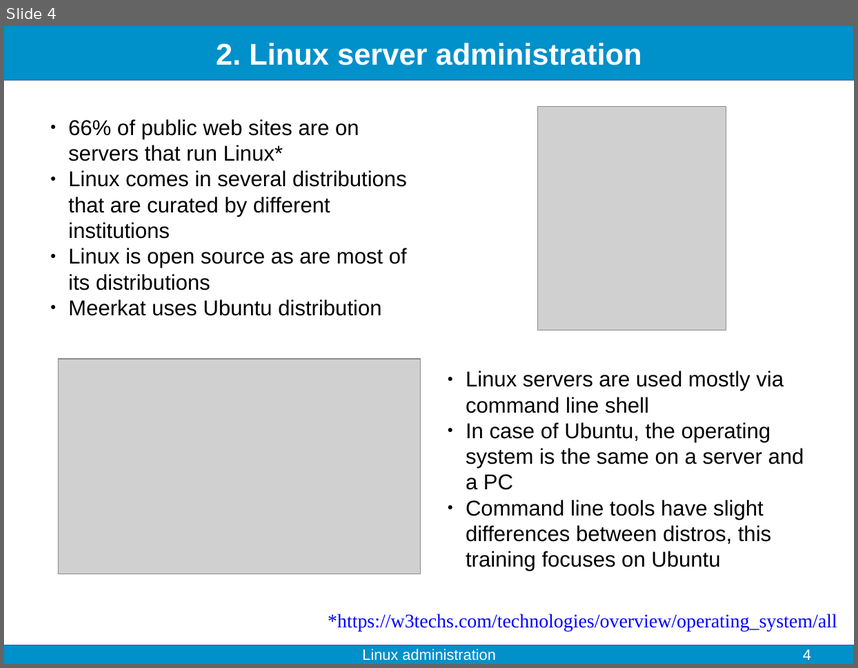
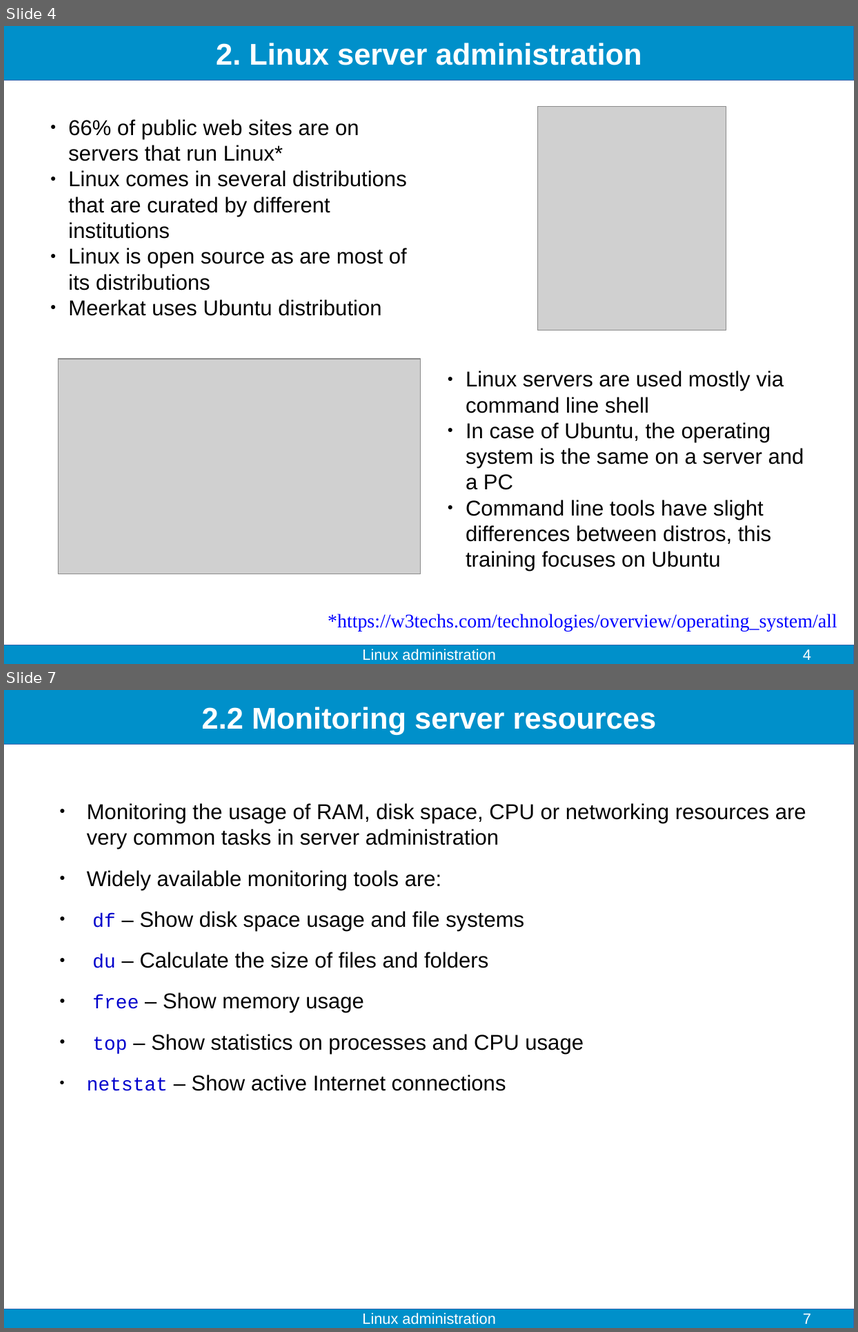
Before and after one commit to fjelltopp/training, a slide deck: linux_administration/linux_administration.odp. Shown one above the other, each under a label of ours: slide 4 before the commit, slides 4 and 7 after it; the slides between them are not shown. The pictures are 858x668 and 858x1332 pixels, drawn with LibreOffice and Linux fonts; fonts in the diff are those of the drawing; grey boxes stand for pictures. Boxes give left, top, right and bottom in pixels: in the first picture for what was removed or moved away, otherwise in the second. Text is boxed around its words. In the diff, an @@ line names an element or a change of style, - is before the commit and + after.

```diff
--- a/linux_administration/linux_administration.odp
+++ b/linux_administration/linux_administration.odp
@@ slide 7 added at bbox=[4, 690, 854, 1328], background #FFFFFF; not listed: 2 template elements that a slide beside it also shows @@
@@ title added at bbox=[202, 707, 657, 735], 28 pt, text #FFFFFF, bold @@
+2.2 Monitoring server resources
@@ text added at bbox=[87, 803, 806, 1091], 20 pt, text #000000 @@
+● Monitoring the usage of RAM, disk space, CPU or networking resources are very common tasks in server administration
+● Widely available monitoring tools are:
+● df – Show disk space usage and file systems
+● du – Calculate the size of files and folders
+● free – Show memory usage
+● top – Show statistics on processes and CPU usage
+● netstat – Show active Internet connections
@@ text added at bbox=[362, 1312, 495, 1324], 14 pt, text #FFFFFF @@
+Linux administration
@@ page number added at bbox=[803, 1313, 811, 1323], 14 pt, text #FFFFFF @@
+7
```
Also in this commit, not shown: 3 slides changed, 3 other slides added.
